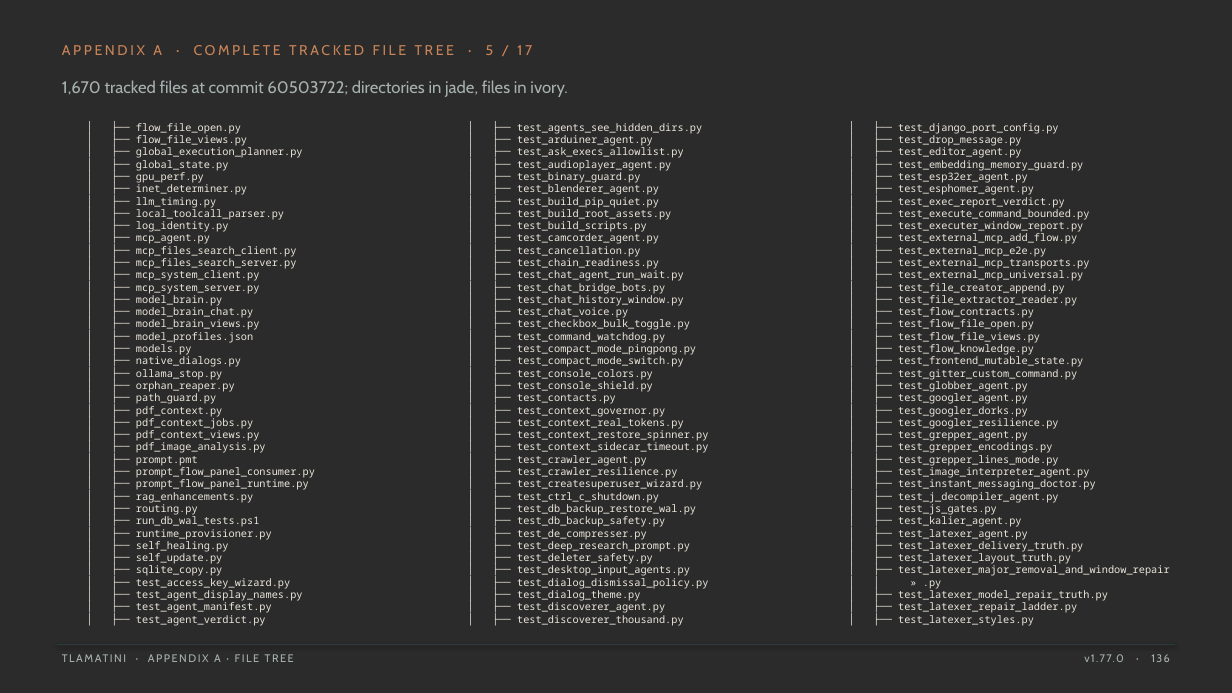
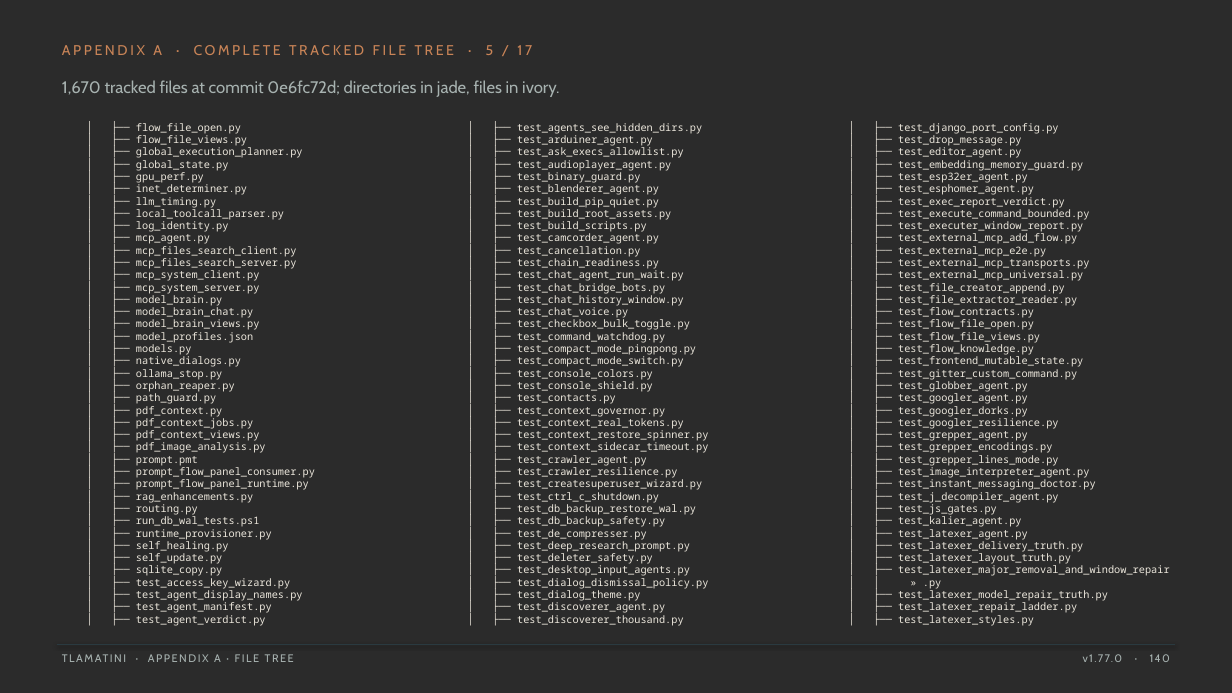
Before and after one commit to XAIHT/Tlamatini, a slide deck: slide 140 of Tlamatini_eXtended_Artificial_Intelligence_Humanly_Tempered.pptx (slide 136 before the commit). Drawn at 1232x693 pixels with LibreOffice and Linux fonts; fonts in the diff are those of the drawing; background and template pictures are left out; a plain dark background stands for a picture behind light text. Boxes give left, top, right and bottom in pixels: in the first picture for what was removed or moved away, otherwise in the second. Text is boxed around its words. In the diff, an @@ line names an element or a change of style, - is before the commit and + after.

```diff
--- a/Tlamatini_eXtended_Artificial_Intelligence_Humanly_Tempered.pptx
+++ b/Tlamatini_eXtended_Artificial_Intelligence_Humanly_Tempered.pptx
@@ text at (62, 80, 559, 97): text changed @@
-1,670 tracked files at commit 60503722; directories in jade, files in ivory.
+1,670 tracked files at commit 0e6fc72d; directories in jade, files in ivory.
@@ text at (1114, 654, 1170, 662): text changed @@
-v1.77.0 · 136
+v1.77.0 · 140
```
Also in this commit, not shown: 118 other slides changed, 4 slides added, 44 other files.
